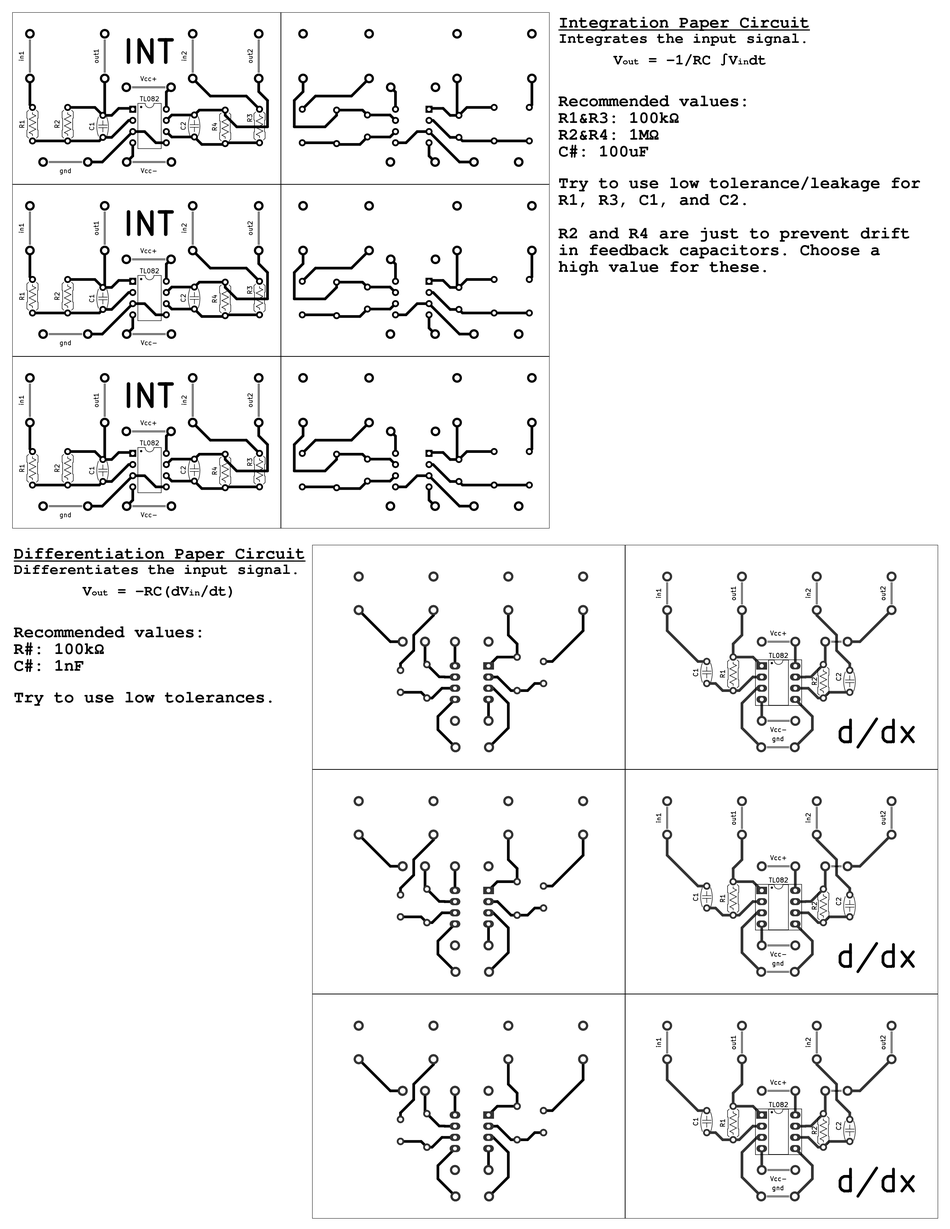
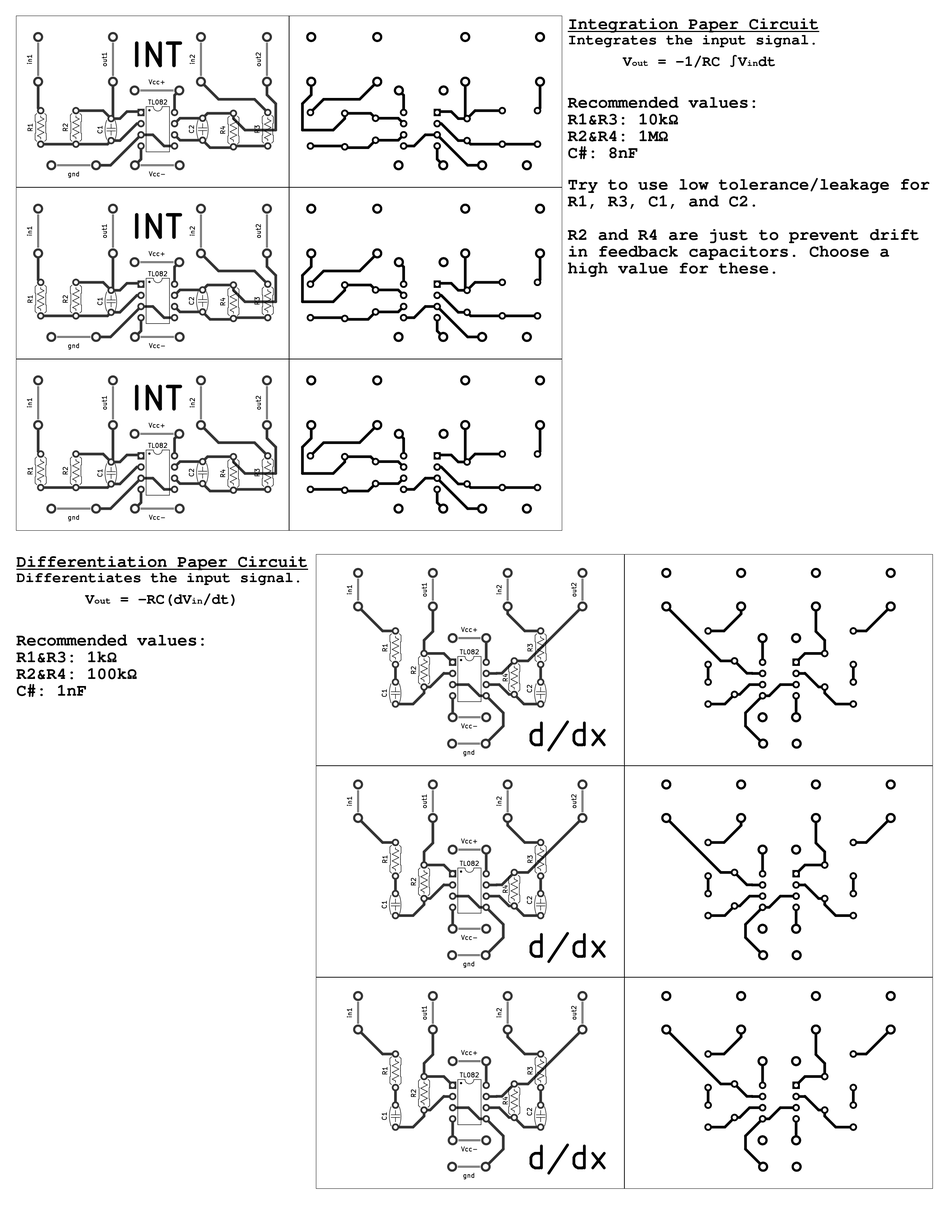
Comparing the layer stacks of the two 950 × 1229 images. Changes:
renamed "Pasted Layer" to "1 copy #1", moved it above "1 copy", painted on it over (x1=312, y1=544, x2=938, y2=1219)
renamed "output.pdf" to "1 copy", moved it above "Integration Paper Circuit ...", painted on it over (x1=12, y1=12, x2=563, y2=531)
renamed "Integration Paper Circuit ... #1" to "Integration Paper Circuit ...", painted on it over (x1=558, y1=16, x2=930, y2=278)
painted on "Differentiation Paper Circuit ..." over (x1=13, y1=547, x2=309, y2=706)
